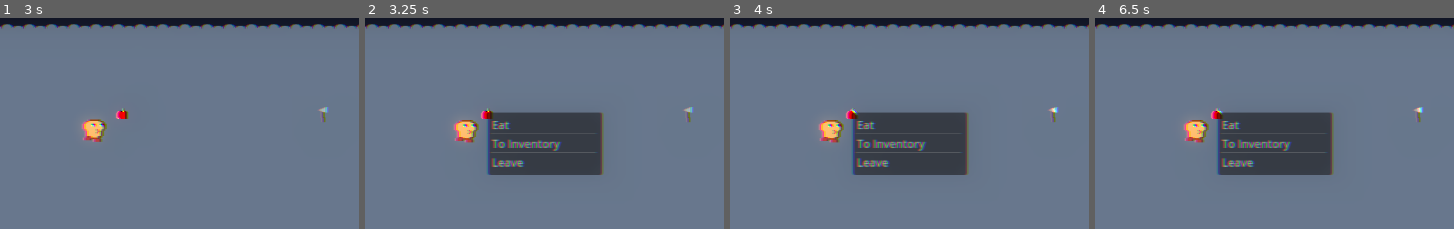
Above: before the commit, frames 1-4 (left to right).
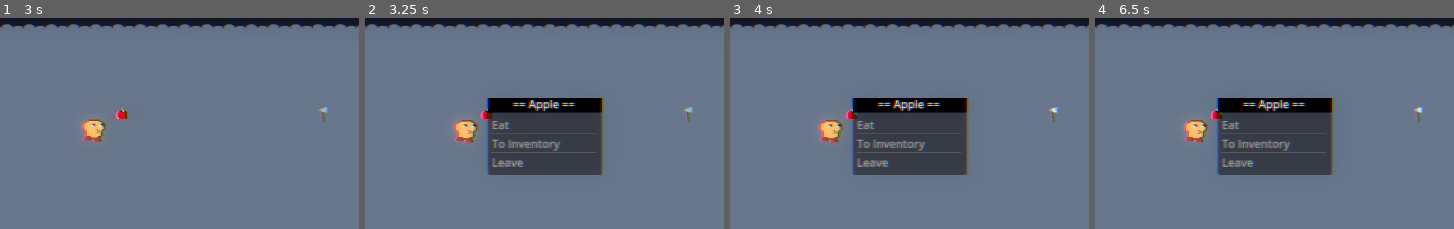
Above: after the commit, the same moments.

Repository: mcerdeira/island
Game: Godot game, scene res://scenes/main.tscn
The game is run twice, just before and just after one commit, with the same random seed, the same clock (stepped at 60 frames per second) and the same inputs. Sound files missing from this copy of the repository are replaced by a short silence.
Inputs (mouse positions are % of the whole screen's width and height, from its top left):
- Up to frame 1 (3 s): tap Enter at 0.5, 2 s; move the mouse to (73, 45) at 0.52 s; tap Space (action) at 0.6, 1.25, 1.35, 2.3, 2.85 s; move the mouse to (27, 56) at 1.27 s; move the mouse to (60, 27) at 2.02 s; click (60, 27) at 2.1 s; move the mouse to (43, 72) at 2.77 s
- Up to frame 2 (3.25 s): no input
- Up to frame 3 (4 s): tap Space (action) at 3.5, 3.6 s; move the mouse to (82, 67) at 3.52 s
- Up to frame 4 (6.5 s): tap Enter at 4.25 s; move the mouse to (15, 35) at 4.27 s; click (15, 35) at 4.35 s; tap Space (action) at 4.55, 5, 5.1, 5.85 s; move the mouse to (54, 51) at 5.02 s; move the mouse to (32, 24) at 5.77 s
The pictures show only the part of the screen within x 25-75%, y 0-50%; the shares and areas given below are measured in that part.

Frame 1 is identical in both runs. In frame 2, 2.3% of the frame differs, in the area x 33-67%, y 37-46%; in frame 3, 2.3%; in frame 4, 2.3%.

Commit message:
C

Diff:
--- a/src/scenes/Item.gd
+++ b/src/scenes/Item.gd
@@ -3,22 +3,29 @@
 
 func _ready():
 	$MenuSel.visible = false
+	$MenuItem.visible = false
+	$MenuItem2.visible = false
 	this_item = Global.pick_random(Global.ITEMS)
 	boot_start()
 
 func boot_start():
 	$sprite.animation = this_item.name
-	$MenuSel.add_item(this_item.action)
-	$MenuSel.add_item("To Inventory")
-	$MenuSel.add_item("Leave")
+	$MenuItem.text = "== " + this_item.description + " =="
+	$MenuSel.add_item(this_item.action, null, false)
+	$MenuSel.add_item("To Inventory", null, false)
+	$MenuSel.add_item("Leave", null, false)
 
 func _on_area_entered(area):
 	if area.is_in_group("players_area"):
 		$MenuSel.visible = true
+		$MenuItem.visible = true
+		$MenuItem2.visible = true
 		get_tree().paused = true
 
 func _on_menu_sel_item_clicked(index, at_position, mouse_button_index):
 	$MenuSel.visible = false
+	$MenuItem.visible = false
+	$MenuItem2.visible = false
 	await get_tree().create_timer(0.1).timeout
 	get_tree().paused = false
 	do_action(index)
@@ -34,3 +41,5 @@
 func _on_area_exited(area):
 	if area.is_in_group("players_area"):
 		$MenuSel.visible = false
+		$MenuItem.visible = false
+		$MenuItem2.visible = false
--- a/src/scenes/Item.tscn
+++ b/src/scenes/Item.tscn
@@ -45,6 +45,21 @@
 sprite_frames = SubResource("SpriteFrames_b482i")
 animation = &"axe"
 
+[node name="MenuItem2" type="ColorRect" parent="."]
+offset_left = 2.0
+offset_top = -23.0
+offset_right = 166.0
+offset_bottom = -2.0
+color = Color(0, 0, 0, 1)
+
+[node name="MenuItem" type="Label" parent="."]
+offset_left = 2.0
+offset_top = -26.0
+offset_right = 165.0
+offset_bottom = -3.0
+text = "Title"
+horizontal_alignment = 1
+
 [node name="MenuSel" type="ItemList" parent="."]
 process_mode = 3
 offset_left = 2.0
